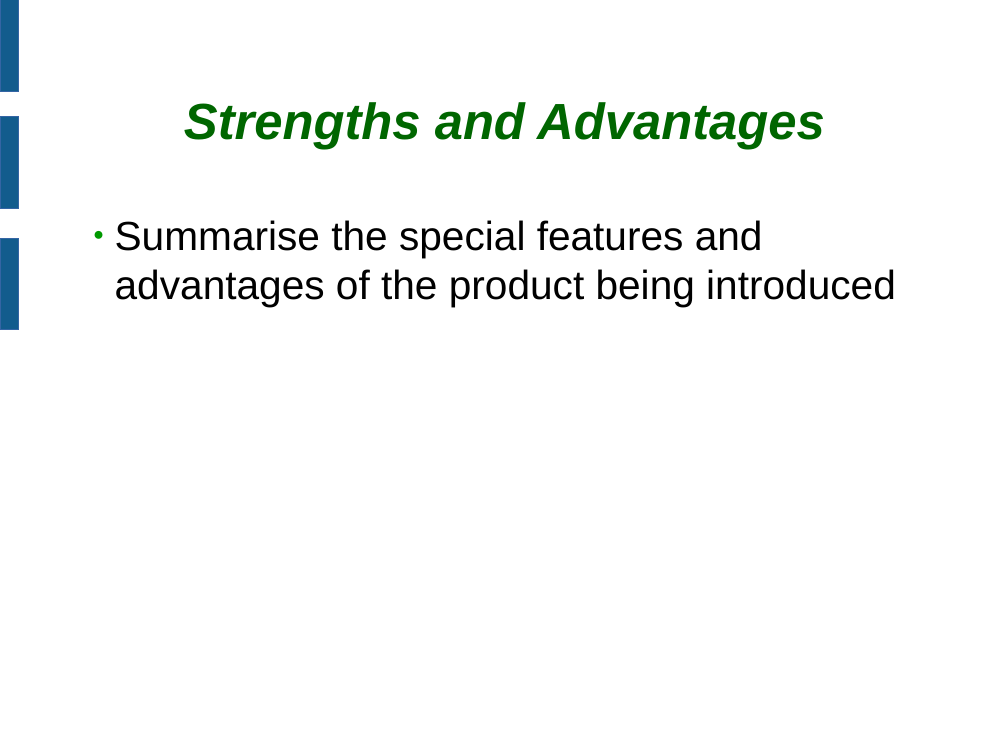
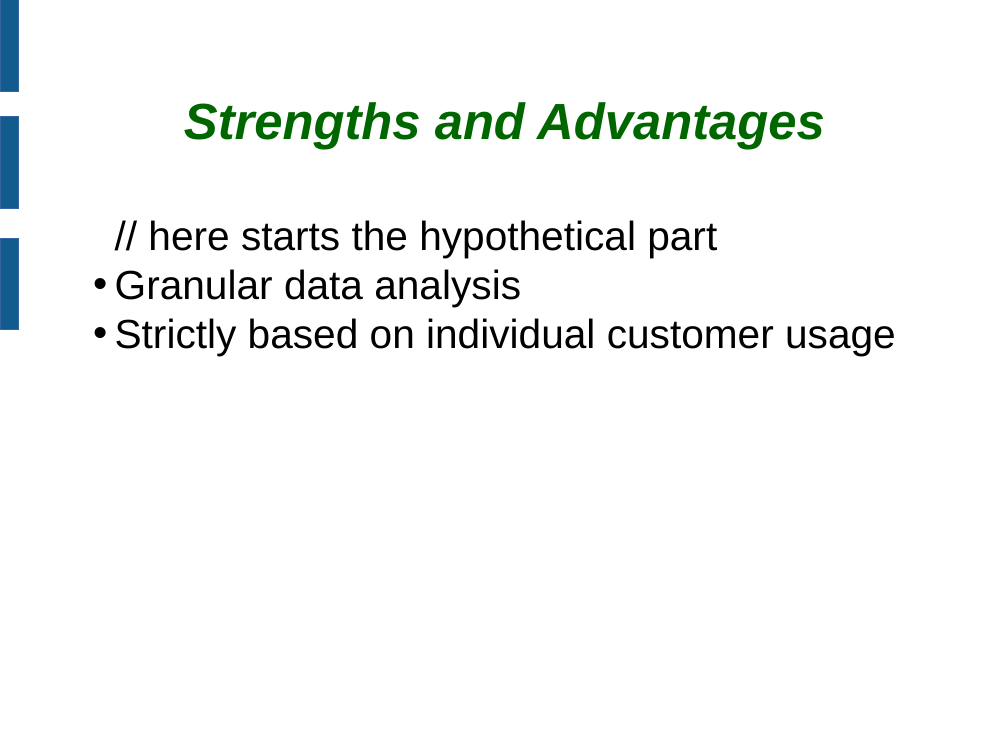
Before and after one commit to flosama/dataenlightenment, a slide deck: slide 4 of doc/presi.odp. Drawn at 1008x756 pixels with LibreOffice and Linux fonts; fonts in the diff are those of the drawing; background and template pictures are left out. Boxes give left, top, right and bottom in pixels: in the first picture for what was removed or moved away, otherwise in the second. Text is boxed around its words. In the diff, an @@ line names an element or a change of style, - is before the commit and + after.

Commit message:
next presi part

```diff
--- a/doc/presi.odp
+++ b/doc/presi.odp
@@ text at bbox=[115, 220, 896, 356]: text changed @@
-● Summarise the special features and advantages of the product being introduced
+// here starts the hypothetical part
+• Granular data analysis
+• Strictly based on individual customer usage
```
Also in this commit, not shown: 1 other slide changed, 1 slide added, 1 slide removed.
